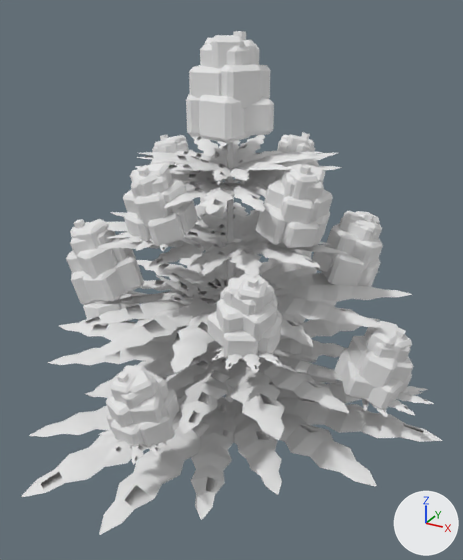
The OBJ model src/main/resources/assets/stonedew/models/block/plants/plant_3_0_2.obj: old version first, new version second.
Before and after are seen from a 50 mm lens placed at (1.199, -1.759, 1.069), pointed at (0.526, -0.536, 0.457). Lighting does not change. The marker at lower right points along +X, +Y and +Z. The older version comes first. Where no turn or scale is listed for an object, it has been applied to the vertices.

Script lines for the objects in view, before the commit:
```python
mat_stem = principled_material('stem')
mat_stem.base_color = (0.8, 0.8, 0.8)  # white #e7e7e7
mat_stem.roughness = 1.0
me_model = bpy.data.meshes.new('model')
me_model.from_pydata(...)  # 11477 vertices, 9100 faces; spans x 0.005..1.045, y -1.016..-0.004, z 0.0..1.006
me_model.materials.append(mat_stem)  # white #e7e7e7
me_model.materials.append(mat_leaf_old)  # white #e7e7e7
me_model.materials.append(mat_leaf_old_shade)  # white #e7e7e7
me_model.materials.append(mat_leaf)  # white #e7e7e7
me_model.materials.append(mat_leaf_shade)  # white #e7e7e7
me_model.materials.append(mat_bud_dark)  # white #e7e7e7
me_model.materials.append(mat_bud)  # white #e7e7e7
me_model.materials.append(mat_bud_light)  # white #e7e7e7
me_model.materials.append(mat_hair)  # white #e7e7e7
ob_model = bpy.data.objects.new('model', me_model)
ob_model.location = (0.0, 0.0, 0.0)
```
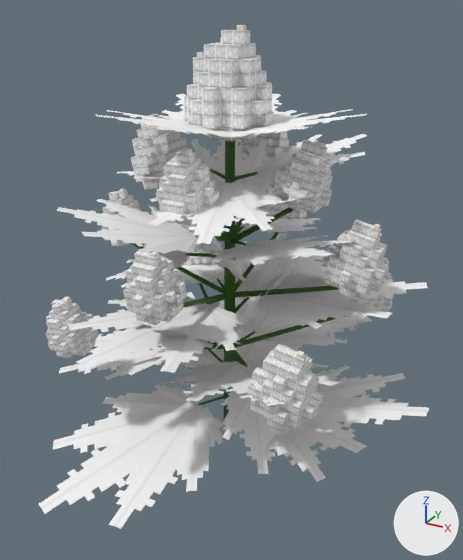
Where the change shows, as pixel boxes (x1, y1, x2, y2) in the pictures (463 x 560 px; the box of a moved part takes in the faces that stretch with it):
'model', surface changed, reshaped (7% narrower)
    before: (21, 31, 442, 535)
    after: (39, 25, 429, 529)
part 1 of me_model, added
    after: (197, 52, 204, 58)
part 2 of me_model, added
    after: (237, 25, 246, 31)
part 3 of me_model, moved or reshaped (not visible before)
    after: (232, 286, 339, 297)
part 4 of me_model, rebuilt
    before: (244, 153, 342, 190)
    after: (249, 134, 368, 182)
part 5 of me_model, rebuilt
    before: (222, 369, 442, 495)
    after: (266, 365, 429, 456)
part 6 of me_model, rebuilt (mostly hidden before)
    before: (161, 351, 318, 388)
    after: (180, 292, 299, 370)
part 7 of me_model, rebuilt
    before: (48, 315, 221, 393)
    after: (59, 329, 166, 380)
part 8 of me_model, rebuilt
    before: (71, 291, 247, 373)
    after: (68, 296, 245, 373)
part 9 of me_model, rebuilt
    before: (266, 267, 412, 347)
    after: (257, 263, 428, 329)
part 10 of me_model, rebuilt
    before: (200, 202, 264, 240)
    after: (235, 214, 322, 233)
part 11 of me_model, rebuilt
    before: (164, 182, 267, 214)
    after: (148, 182, 289, 244)
part 12 of me_model, rebuilt (19% narrower)
    before: (21, 383, 250, 535)
    after: (39, 384, 224, 529)
part 13 of me_model, rebuilt
    before: (159, 352, 350, 440)
    after: (162, 358, 339, 406)
part 14 of me_model, rebuilt
    before: (276, 299, 379, 377)
    after: (235, 298, 371, 349)
part 15 of me_model, rebuilt
    before: (137, 253, 273, 295)
    after: (174, 263, 259, 286)
part 16 of me_model, rebuilt
    before: (98, 212, 222, 270)
    after: (57, 199, 202, 254)
part 17 of me_model, rebuilt (9% narrower, 22% shorter)
    before: (189, 238, 346, 277)
    after: (210, 235, 353, 265)
part 18 of me_model, deleted
    before: (66, 31, 434, 465)
part 19 of me_model, reshaped
    before: (71, 135, 382, 404)
    after: (46, 30, 394, 482)

The change, as a list of edits to the scene's bpy script:
```text
Change mat_stem:
    remove mat_stem.base_color = (0.8, 0.8, 0.8)  # white #e7e7e7
    add mat_stem.texture = img_plant_stem
Change me_model:
    remove me_model.from_pydata(...)  # 11477 vertices, 9100 faces; spans x 0.005..1.045, y -1.016..-0.004, z 0.0..1.006
    add me_model.from_pydata(...)  # 14726 vertices, 7876 faces; spans x 0.007..1.007, y -0.987..-0.037, z 0.0..1.019
    me_model part 1: a new loose piece, a box spanning x 0.445..0.46, y -0.54..-0.526, z 0.955..0.965, in mat_hair (picture img_plant_pistil)
    me_model part 2: a new loose piece, a box spanning x 0.526..0.54, y -0.514..-0.499, z 1.008..1.019, in mat_hair (picture img_plant_pistil)
    me_model part 3: the loose piece of 8 vertices spanning x 0.499..0.734, y -0.509..-0.335, z 0.346..0.435 is multiplied about its middle by the matrix ((0.902, 0.576, -0.012), (-0.568, 0.886, -0.192), (-0.094, 0.168, 1.053)), then moved by (0.035, -0.081, 0.052)
    me_model part 4: the loose piece of 267 vertices spanning x 0.453..0.732, y -0.543..-0.267, z 0.679..0.734 is rebuilt with 376 vertices and now spans x 0.485..0.778, y -0.51..-0.22, z 0.696..0.772
    me_model part 5: the loose piece of 267 vertices spanning x 0.517..1.045, y -0.786..-0.216, z 0.08..0.173 is rebuilt with 376 vertices and now spans x 0.584..1.007, y -0.717..-0.285, z 0.109..0.226
    me_model part 6: the loose piece of 267 vertices spanning x 0.127..0.682, y -0.533..-0.004, z 0.08..0.177 is rebuilt with 376 vertices and now spans x 0.169..0.595, y -0.46..-0.037, z 0.109..0.24
    me_model part 7: the loose piece of 267 vertices spanning x 0.005..0.497, y -0.803..-0.292, z 0.218..0.273 is rebuilt with 376 vertices and now spans x 0.007..0.432, y -0.752..-0.338, z 0.177..0.263
    me_model part 8: the loose piece of 267 vertices spanning x 0.248..0.686, y -0.929..-0.511, z 0.375..0.437 is rebuilt with 376 vertices and now spans x 0.277..0.656, y -0.962..-0.568, z 0.404..0.422
    me_model part 9: the loose piece of 267 vertices spanning x 0.497..0.913, y -0.66..-0.222, z 0.377..0.449 is rebuilt with 376 vertices and now spans x 0.553..0.947, y -0.618..-0.235, z 0.404..0.466
    me_model part 10: the loose piece of 267 vertices spanning x 0.322..0.666, y -0.488..-0.163, z 0.524..0.567 is rebuilt with 376 vertices and now spans x 0.337..0.651, y -0.445..-0.128, z 0.514..0.554
    me_model part 11: the loose piece of 267 vertices spanning x 0.414..0.689, y -0.768..-0.505, z 0.674..0.711 is rebuilt with 376 vertices and now spans x 0.429..0.719, y -0.837..-0.539, z 0.664..0.701
    me_model part 12: the loose piece of 267 vertices spanning x 0.116..0.686, y -1.016..-0.468, z 0.063..0.123 is rebuilt with 376 vertices and now spans x 0.154..0.597, y -0.987..-0.543, z 0.007..0.117
    me_model part 13: the loose piece of 267 vertices spanning x 0.396..0.886, y -0.912..-0.429, z 0.231..0.321 is rebuilt with 376 vertices and now spans x 0.47..0.855, y -0.879..-0.499, z 0.255..0.38
    me_model part 14: the loose piece of 267 vertices spanning x 0.326..0.815, y -0.511..-0.041, z 0.223..0.287 is rebuilt with 376 vertices and now spans x 0.384..0.778, y -0.451..-0.041, z 0.249..0.262
    me_model part 15: the loose piece of 267 vertices spanning x 0.131..0.562, y -0.597..-0.16, z 0.37..0.417 is rebuilt with 376 vertices and now spans x 0.135..0.503, y -0.536..-0.162, z 0.328..0.409
    me_model part 16: the loose piece of 267 vertices spanning x 0.189..0.532, y -0.765..-0.409, z 0.529..0.595 is rebuilt with 376 vertices and now spans x 0.162..0.486, y -0.788..-0.456, z 0.55..0.63
    me_model part 17: the loose piece of 267 vertices spanning x 0.484..0.805, y -0.742..-0.408, z 0.53..0.593 is rebuilt with 376 vertices and now spans x 0.526..0.827, y -0.756..-0.453, z 0.55..0.627
    me_model part 18: 247 loose pieces with 5540 vertices, spanning x 0.053..1.017, y -1.003..-0.04, z 0.0..1.006, are deleted
    me_model part 19: 2 vertices moved within x 0.395..0.502, y -0.501..-0.49, z 0.192..0.696; 2148 vertices removed from x 0.189..0.808, y -0.865..-0.138, z 0.192..0.769; 9371 vertices added at x 0.137..0.883, y -0.874..-0.137, z 0.0..1.008
    other edits to the shape of me_model do not show in these pictures
```
